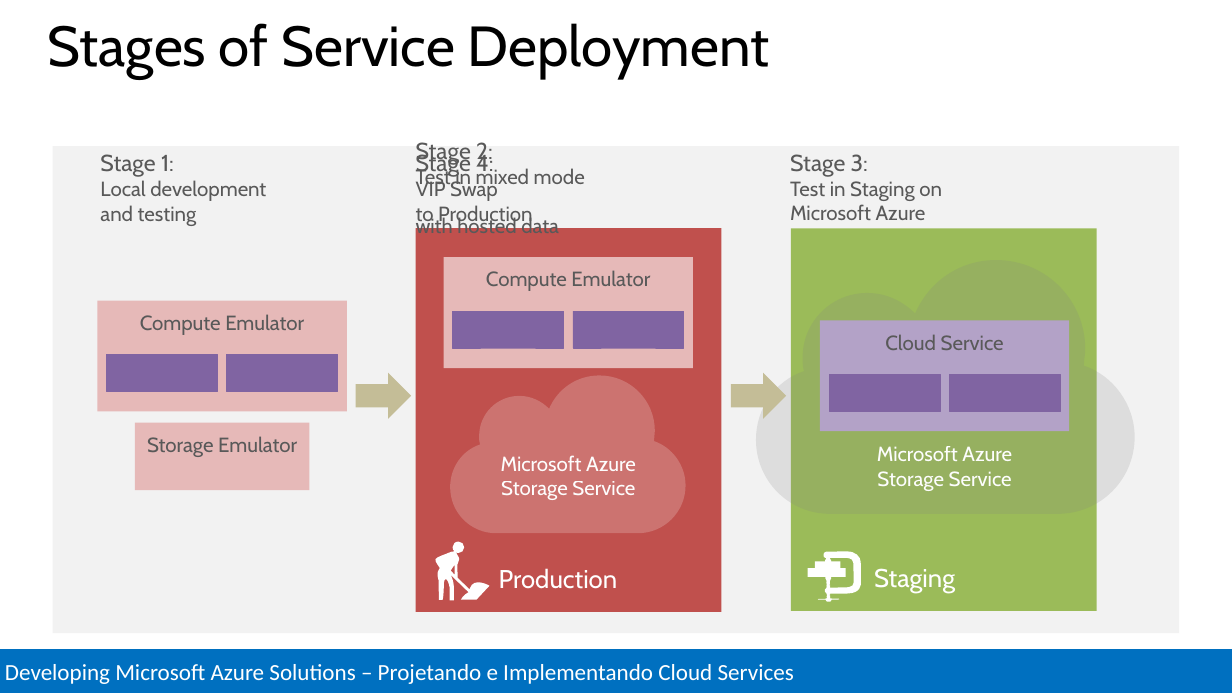
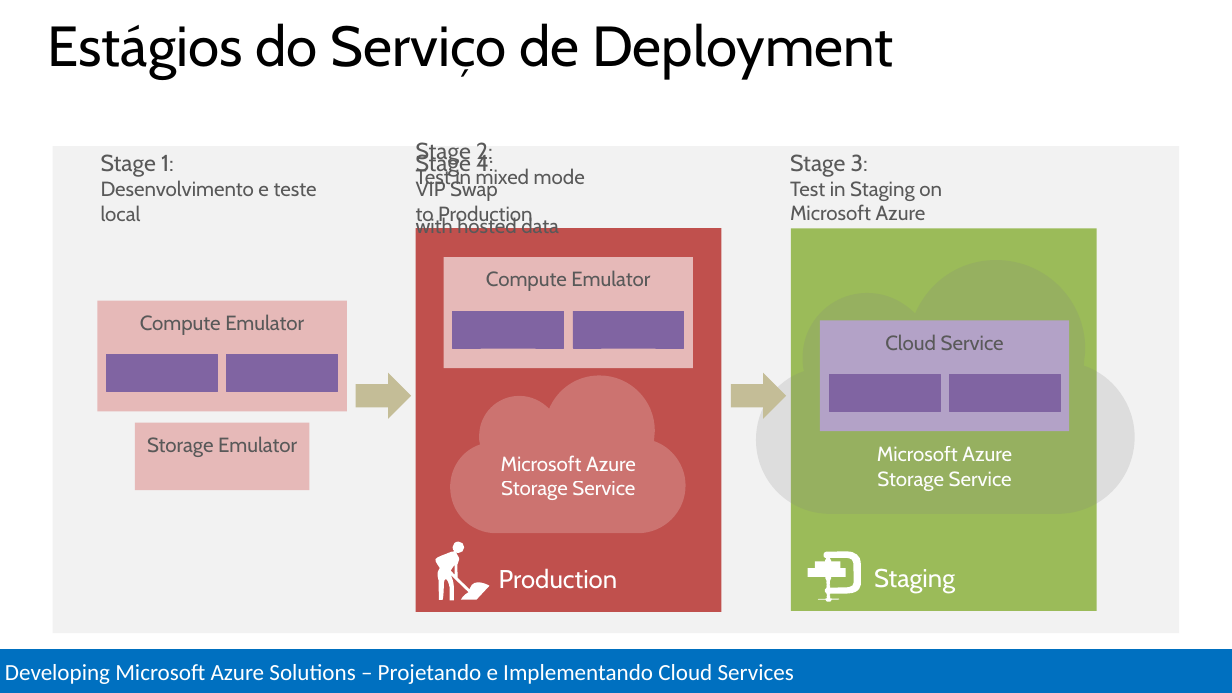
Before and after one commit to Evilazaro/MCSDAzureTraining, a slide deck: slide 31 of Design and Implement Cloud Services/Design and Implement Cloud Services.pptx. Drawn at 1232x693 pixels with LibreOffice and Linux fonts; fonts in the diff are those of the drawing. Boxes give left, top, right and bottom in pixels: in the first picture for what was removed or moved away, otherwise in the second. Text is boxed around its words. In the diff, an @@ line names an element or a change of style, - is before the commit and + after.

Commit message:
Tradução Desenvolvendo Cloud SErvices finalizada

```diff
--- a/Design and Implement Cloud Services/Design and Implement Cloud Services.pptx
+++ b/Design and Implement Cloud Services/Design and Implement Cloud Services.pptx
@@ title at [48, 23, 894, 79]: text changed @@
-Stages of Service Deployment
+Estágios do Serviço de Deployment
@@ text at [101, 154, 317, 221]: text changed @@
-Stage 1:
-Local development
-and testing
+Stage 1:
+Desenvolvimento e teste local
```
Also in this commit, not shown: 3 other slides changed.
